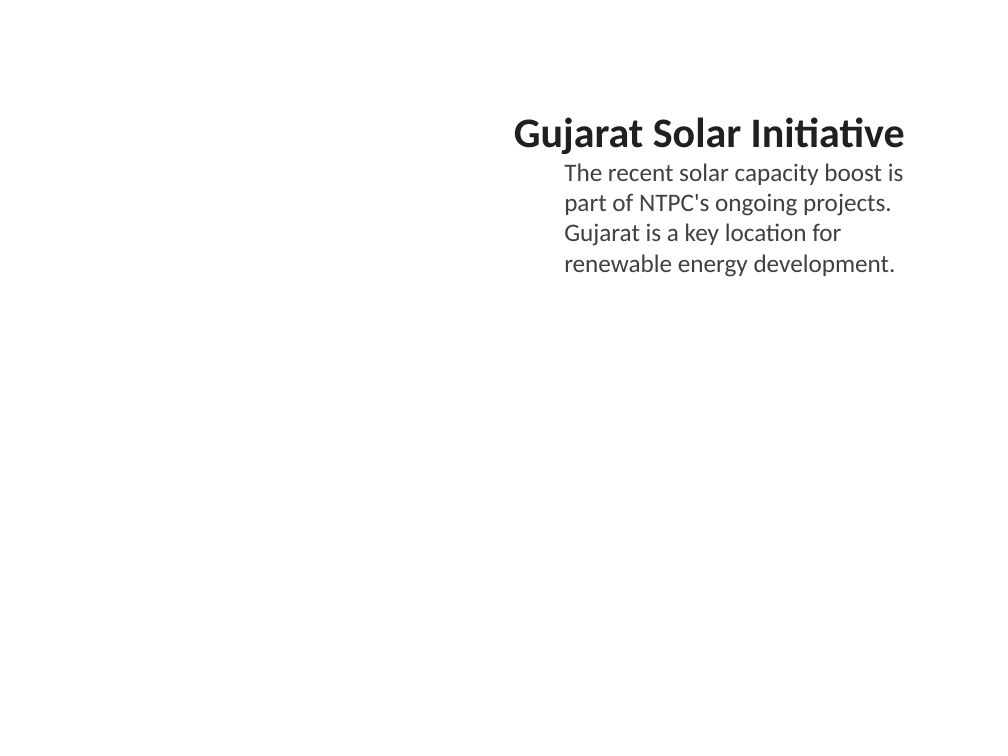
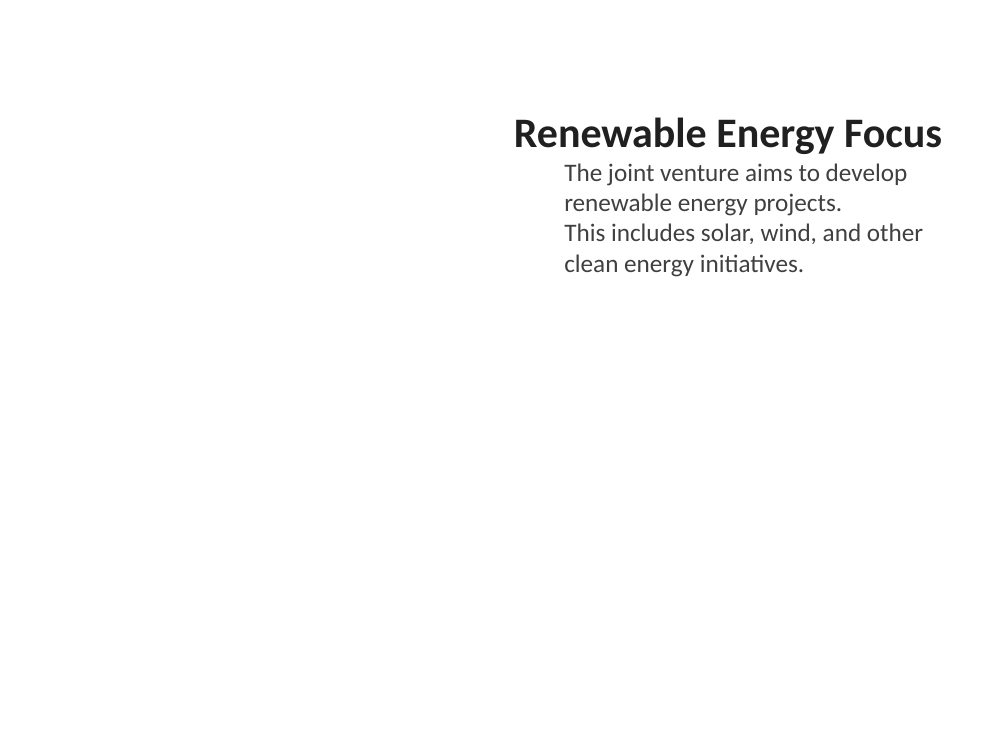
Before and after one commit to gauravsiemens1988/Linkedin-AI-Agent_Personal, a slide deck: slide 3 of drafts/linkedin_carousel.pptx. Drawn at 1008x756 pixels with LibreOffice and Linux fonts; fonts in the diff are those of the drawing. Boxes give left, top, right and bottom in pixels: in the first picture for what was removed or moved away, otherwise in the second. Text is boxed around its words. In the diff, an @@ line names an element or a change of style, - is before the commit and + after.

```diff
--- a/drafts/linkedin_carousel.pptx
+++ b/drafts/linkedin_carousel.pptx
@@ text at bbox=[514, 117, 942, 277]: text changed @@
-Gujarat Solar Initiative
-  The recent solar capacity boost is part of NTPC's ongoing projects.
-  Gujarat is a key location for renewable energy development.
+Renewable Energy Focus
+  The joint venture aims to develop renewable energy projects.
+  This includes solar, wind, and other clean energy initiatives.
```
Also in this commit, not shown: 3 other slides changed, 2 slides added, 2 slides removed, 1 other file.
